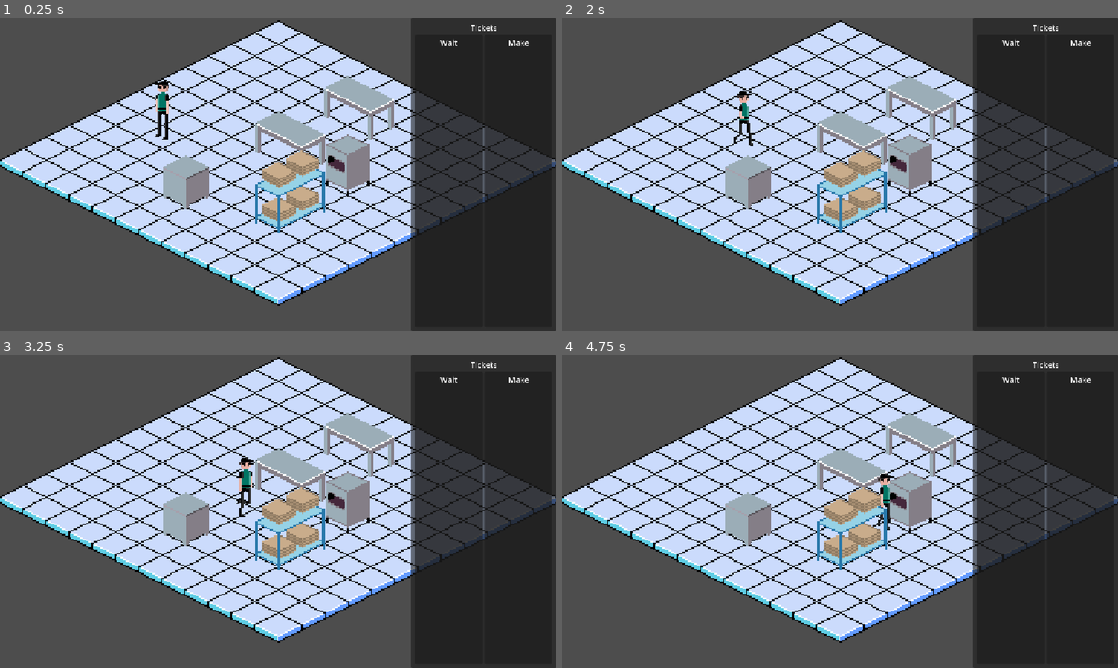
Above: before the commit, frames 1-4 (two rows, left to right).
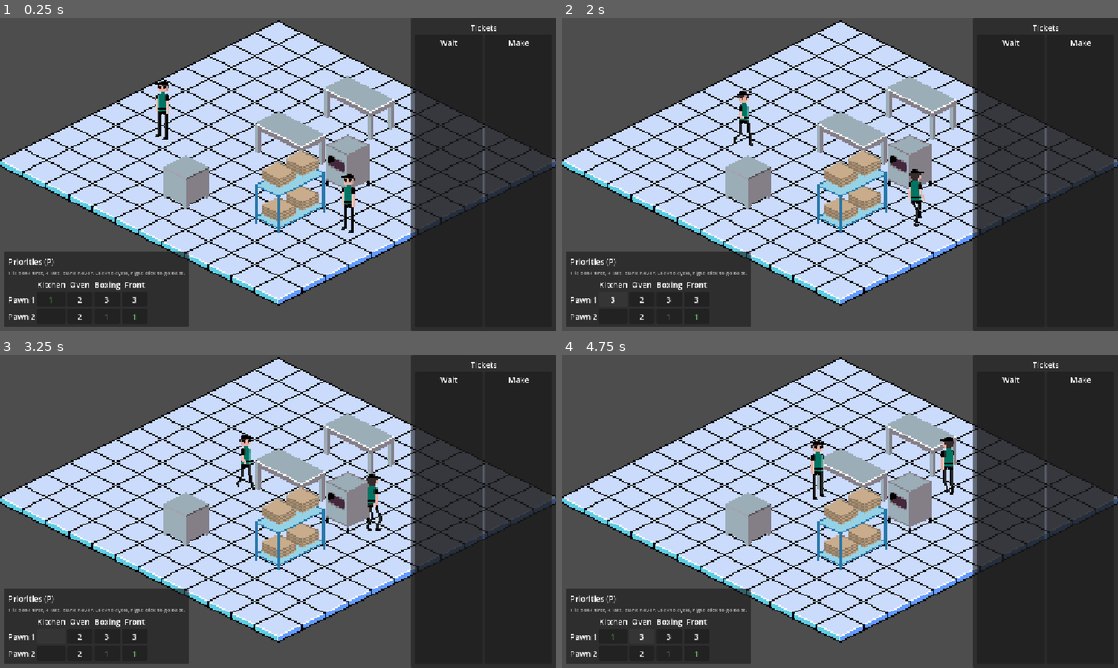
Above: after the commit, the same moments.

Repository: Evil-As-Shit/P-Za
Game: Godot game, scene res://scenes/world/world.tscn
The game is run twice, just before and just after one commit, with the same random seed, the same clock (stepped at 60 frames per second) and the same inputs.
Inputs (mouse positions are in pixels of both pictures, inside the frame that each line leads up to):
- Up to frame 1 (0.25 s): no input
- Up to frame 2 (2 s): click (612, 299) at 0.5 s, where only the run after the commit has a clickable "1"; click (612, 299) at 1.25 s, where only the run after the commit has a clickable "2"
- Up to frame 3 (3.25 s): click (50, 636) at 2 s, where only the run after the commit has a clickable "3"; click (50, 636) at 2.75 s, where only the run after the commit has a clickable "4"
- Up to frame 4 (4.75 s): click (612, 636) at 3.52 s; click (639, 636) at 4.25 s, where only the run after the commit has a clickable "2"

The runs differ from the first frame. In frame 1, 8.1% of the frame differs, in the area x 0-64%, y 49-99%; in frame 2, 7.8%; in frame 3, 8.2%; in frame 4, 8.4%, in the area x 0-71%, y 26-99%.

Commit message:
Add work priority grid: pawns pick work by priority, then rack order

Diff:
--- a/project.godot
+++ b/project.godot
@@ -50,6 +50,11 @@
 "events": Array[InputEvent]([Object(InputEventKey,"resource_local_to_scene":false,"resource_name":"","device":-1,"windo …(208 unchanged characters)…
 ])
 }
+toggle_priorities={
+"deadzone": 0.2,
+"events": Array[InputEvent]([Object(InputEventKey,"resource_local_to_scene":false,"resource_name":"","device":-1,"window_id":0,"alt_pressed":false,"shift_pressed":false,"ctrl_pressed":false,"meta_pressed":false,"pressed":false,"keycode":0,"physical_keycode":80,"key_label":0,"unicode":0,"location":0,"echo":false,"script":null)
+])
+}
 
 [physics]
 
--- a/resources/tasks/bake.tres
+++ b/resources/tasks/bake.tres
@@ -1,10 +1,12 @@
 [gd_resource type="Resource" script_class="TaskType" format=3]
 
+[ext_resource type="Resource" path="res://resources/work_types/oven.tres" id="9_work_type"]
 [ext_resource type="Script" path="res://scripts/tasks/task_type.gd" id="1_task"]
 
 [resource]
 script = ExtResource("1_task")
 id = &"bake"
 display_name = "Bake"
+work_type = ExtResource("9_work_type")
 base_work_time = 5.0
 unattended = true
--- a/resources/tasks/cheese.tres
+++ b/resources/tasks/cheese.tres
@@ -1,9 +1,11 @@
 [gd_resource type="Resource" script_class="TaskType" format=3]
 
+[ext_resource type="Resource" path="res://resources/work_types/kitchen.tres" id="9_work_type"]
 [ext_resource type="Script" path="res://scripts/tasks/task_type.gd" id="1_task"]
 
 [resource]
 script = ExtResource("1_task")
 id = &"cheese"
 display_name = "Cheese"
+work_type = ExtResource("9_work_type")
 base_work_time = 5.0
--- a/resources/tasks/cut.tres
+++ b/resources/tasks/cut.tres
@@ -1,5 +1,6 @@
 [gd_resource type="Resource" script_class="TaskType" format=3]
 
+[ext_resource type="Resource" path="res://resources/work_types/boxing.tres" id="9_work_type"]
 [ext_resource type="Script" path="res://scripts/tasks/task_type.gd" id="1_task"]
 [ext_resource type="Texture2D" path="res://Assets/Sprites/pizza_sheet.png" id="2_sheet"]
 
@@ -27,6 +28,7 @@
 script = ExtResource("1_task")
 id = &"cut"
 display_name = "Cut"
+work_type = ExtResource("9_work_type")
 base_work_time = 5.0
 work_frames = Array[Texture2D]([SubResource("AtlasTexture_cut1"), SubResource("AtlasTexture_cut2"), SubResource("AtlasTexture_cut3"), SubResource("AtlasTexture_cut4")])
 into_container = true
--- a/resources/tasks/hand_off.tres
+++ b/resources/tasks/hand_off.tres
@@ -1,9 +1,11 @@
 [gd_resource type="Resource" script_class="TaskType" format=3]
 
+[ext_resource type="Resource" path="res://resources/work_types/front.tres" id="9_work_type"]
 [ext_resource type="Script" path="res://scripts/tasks/task_type.gd" id="1_task"]
 
 [resource]
 script = ExtResource("1_task")
 id = &"hand_off"
 display_name = "Hand off"
+work_type = ExtResource("9_work_type")
 base_work_time = 1.0
--- a/resources/tasks/sauce.tres
+++ b/resources/tasks/sauce.tres
@@ -1,9 +1,11 @@
 [gd_resource type="Resource" script_class="TaskType" format=3]
 
+[ext_resource type="Resource" path="res://resources/work_types/kitchen.tres" id="9_work_type"]
 [ext_resource type="Script" path="res://scripts/tasks/task_type.gd" id="1_task"]
 
 [resource]
 script = ExtResource("1_task")
 id = &"sauce"
 display_name = "Sauce"
+work_type = ExtResource("9_work_type")
 base_work_time = 5.0
--- a/resources/tasks/set_out_box.tres
+++ b/resources/tasks/set_out_box.tres
@@ -1,5 +1,6 @@
 [gd_resource type="Resource" script_class="TaskType" format=3]
 
+[ext_resource type="Resource" path="res://resources/work_types/boxing.tres" id="9_work_type"]
 [ext_resource type="Script" path="res://scripts/tasks/task_type.gd" id="1_task"]
 [ext_resource type="Texture2D" path="res://Assets/Sprites/box_sheet.png" id="2_box"]
 
@@ -17,6 +18,7 @@
 script = ExtResource("1_task")
 id = &"set_out_box"
 display_name = "Set out box"
+work_type = ExtResource("9_work_type")
 base_work_time = 5.0
 fetch_supply = &"box"
 container_under_texture = SubResource("AtlasTexture_open_back")
--- a/resources/tasks/stretch.tres
+++ b/resources/tasks/stretch.tres
@@ -1,9 +1,11 @@
 [gd_resource type="Resource" script_class="TaskType" format=3]
 
+[ext_resource type="Resource" path="res://resources/work_types/kitchen.tres" id="9_work_type"]
 [ext_resource type="Script" path="res://scripts/tasks/task_type.gd" id="1_task"]
 
 [resource]
 script = ExtResource("1_task")
 id = &"stretch"
 display_name = "Stretch"
+work_type = ExtResource("9_work_type")
 base_work_time = 5.0
--- /dev/null
+++ b/resources/work_types/boxing.tres
@@ -0,0 +1,8 @@
+[gd_resource type="Resource" script_class="WorkType" format=3]
+
+[ext_resource type="Script" path="res://scripts/tasks/work_type.gd" id="1_work_type"]
+
+[resource]
+script = ExtResource("1_work_type")
+id = &"boxing"
+display_name = "Boxing"
--- /dev/null
+++ b/resources/work_types/front.tres
@@ -0,0 +1,8 @@
+[gd_resource type="Resource" script_class="WorkType" format=3]
+
+[ext_resource type="Script" path="res://scripts/tasks/work_type.gd" id="1_work_type"]
+
+[resource]
+script = ExtResource("1_work_type")
+id = &"front"
+display_name = "Front"
--- /dev/null
+++ b/resources/work_types/kitchen.tres
@@ -0,0 +1,8 @@
+[gd_resource type="Resource" script_class="WorkType" format=3]
+
+[ext_resource type="Script" path="res://scripts/tasks/work_type.gd" id="1_work_type"]
+
+[resource]
+script = ExtResource("1_work_type")
+id = &"kitchen"
+display_name = "Kitchen"
--- /dev/null
+++ b/resources/work_types/oven.tres
@@ -0,0 +1,8 @@
+[gd_resource type="Resource" script_class="WorkType" format=3]
+
+[ext_resource type="Script" path="res://scripts/tasks/work_type.gd" id="1_work_type"]
+
+[resource]
+script = ExtResource("1_work_type")
+id = &"oven"
+display_name = "Oven"
--- /dev/null
+++ b/scenes/ui/priority_panel.tscn
@@ -0,0 +1,38 @@
+[gd_scene format=3]
+
+[ext_resource type="Script" path="res://scripts/ui/priority_panel.gd" id="1_panel"]
+
+[node name="PriorityPanel" type="PanelContainer"]
+anchors_preset = 2
+anchor_top = 1.0
+anchor_bottom = 1.0
+offset_left = 8.0
+offset_top = -8.0
+offset_right = 8.0
+offset_bottom = -8.0
+grow_vertical = 0
+script = ExtResource("1_panel")
+
+[node name="Margin" type="MarginContainer" parent="."]
+layout_mode = 2
+theme_override_constants/margin_left = 8
+theme_override_constants/margin_top = 8
+theme_override_constants/margin_right = 8
+theme_override_constants/margin_bottom = 8
+
+[node name="Lines" type="VBoxContainer" parent="Margin"]
+layout_mode = 2
+
+[node name="Title" type="Label" parent="Margin/Lines"]
+layout_mode = 2
+text = "Priorities (P)"
+
+[node name="Hint" type="Label" parent="Margin/Lines"]
+modulate = Color(1, 1, 1, 0.6)
+layout_mode = 2
+theme_override_font_sizes/font_size = 11
+text = "1 is done first, 4 last, blank never. Click to cycle, right-click to go back."
+
+[node name="Grid" type="GridContainer" parent="Margin/Lines"]
+unique_name_in_owner = true
+layout_mode = 2
--- a/scenes/world/world.tscn
+++ b/scenes/world/world.tscn
@@ -14,10 +14,17 @@
 [ext_resource type="Resource" path="res://resources/stations/box_rack.tres" id="12_box_rack"]
 [ext_resource type="Resource" path="res://resources/stations/boxing_table.tres" id="13_boxing"]
 [ext_resource type="Resource" path="res://resources/stations/pickup_counter.tres" id="14_pickup"]
+[ext_resource type="Script" path="res://scripts/tasks/work_type.gd" id="15_work_type"]
+[ext_resource type="Resource" path="res://resources/work_types/kitchen.tres" id="16_kitchen"]
+[ext_resource type="Resource" path="res://resources/work_types/oven.tres" id="17_oven"]
+[ext_resource type="Resource" path="res://resources/work_types/boxing.tres" id="18_boxing"]
+[ext_resource type="Resource" path="res://resources/work_types/front.tres" id="19_front"]
+[ext_resource type="PackedScene" path="res://scenes/ui/priority_panel.tscn" id="20_priority_panel"]
 
 [node name="World" type="Node2D"]
 script = ExtResource("1_world")
 debug_recipe = ExtResource("8_pizza")
+work_types = Array[ExtResource("15_work_type")]([ExtResource("16_kitchen"), ExtResource("17_oven"), ExtResource("18_boxing"), ExtResource("19_front")])
 item_scene = ExtResource("11_item")
 
 [node name="ShopFloor" parent="." instance=ExtResource("2_floor")]
@@ -47,6 +54,21 @@
 cell = Vector2i(5, 9)
 
 [node name="Pawn" parent="Entities" instance=ExtResource("3_pawn")]
+display_name = "Pawn 1"
+priorities = Dictionary[ExtResource("15_work_type"), int]({
+ExtResource("16_kitchen"): 1,
+ExtResource("17_oven"): 2,
+ExtResource("18_boxing"): 3,
+ExtResource("19_front"): 3
+})
+
+[node name="Pawn2" parent="Entities" instance=ExtResource("3_pawn")]
+display_name = "Pawn 2"
+priorities = Dictionary[ExtResource("15_work_type"), int]({
+ExtResource("17_oven"): 2,
+ExtResource("18_boxing"): 1,
+ExtResource("19_front"): 1
+})
 
 [node name="ShopCamera" type="Camera2D" parent="."]
 script = ExtResource("4_camera")
@@ -57,3 +79,5 @@
 [node name="Hud" type="CanvasLayer" parent="."]
 
 [node name="TicketRackPanel" parent="Hud" instance=ExtResource("9_rack_panel")]
+
+[node name="PriorityPanel" parent="Hud" instance=ExtResource("20_priority_panel")]
--- a/scripts/pawns/pawn.gd
+++ b/scripts/pawns/pawn.gd
@@ -13,6 +13,13 @@
 signal work_progressed(job: Job, progress: float)
 
 enum State { IDLE, WALKING, WALKING_TO_PICKUP, WALKING_TO_JOB, WORKING }
+
+## Priorities run from 1 (done first) to this. 0 means the pawn never does that work.
+const LOWEST_PRIORITY: int = 4
+
+@export var display_name: String = "Pawn"
+## Work type -> priority (1 to LOWEST_PRIORITY). Missing or 0 means never.
+@export var priorities: Dictionary[WorkType, int] = {}
 
 @export var move_speed: float = 40.0
 ## Seconds of work done per second. Skill and mood will change this later.
@@ -119,6 +126,18 @@
 	return _job != null
 
 
+## 1 (first) to LOWEST_PRIORITY, or 0 if the pawn never does this work.
+func get_priority(work_type: WorkType) -> int:
+	return priorities.get(work_type, 0)
+
+
+func set_priority(work_type: WorkType, priority: int) -> void:
+	if priority <= 0:
+		priorities.erase(work_type)
+	else:
+		priorities[work_type] = mini(priority, LOWEST_PRIORITY)
+
+
 func _step_along_path(delta: float) -> void:
 	if _path.is_empty():
 		_on_path_end()
--- a/scripts/tasks/task_type.gd
+++ b/scripts/tasks/task_type.gd
@@ -4,6 +4,8 @@
 
 @export var id: StringName
 @export var display_name: String
+## Priority grid column this task falls under. Pawns never do tasks without one.
+@export var work_type: WorkType
 ## Seconds of work at normal speed. Skill and mood will scale this later.
 @export var base_work_time: float = 5.0
 ## If true, the pawn only loads the item and the station works it for base_work_time on
--- /dev/null
+++ b/scripts/tasks/work_type.gd
@@ -0,0 +1,7 @@
+class_name WorkType
+extends Resource
+## A broad kind of work: one column of the priority grid (Kitchen, Oven...). Each task type
+## belongs to one.
+
+@export var id: StringName
+@export var display_name: String
--- /dev/null
+++ b/scripts/ui/priority_panel.gd
@@ -0,0 +1,65 @@
+class_name PriorityPanel
+extends PanelContainer
+## HUD grid of work priorities: one row per pawn, one column per work type. Left-click a
+## cell to cycle blank, 1, 2, 3, 4; right-click cycles the other way.
+
+signal priority_change_requested(pawn: Pawn, work_type: WorkType, priority: int)
+
+const CELL_SIZE := Vector2(52, 28)
+const FIRST_COLOR := Color(0.45, 0.85, 0.4)
+
+@onready var _grid: GridContainer = %Grid
+
+
+func show_priorities(pawns: Array[Pawn], work_types: Array[WorkType]) -> void:
+	for child: Node in _grid.get_children():
+		_grid.remove_child(child)
+		child.queue_free()
+	_grid.columns = work_types.size() + 1
+
+	_grid.add_child(Label.new())
+	for work_type: WorkType in work_types:
+		var header := Label.new()
+		header.text = work_type.display_name
+		header.horizontal_alignment = HORIZONTAL_ALIGNMENT_CENTER
+		_grid.add_child(header)
+
+	for pawn: Pawn in pawns:
+		var name_label := Label.new()
+		name_label.text = pawn.display_name
+		_grid.add_child(name_label)
+		for work_type: WorkType in work_types:
+			_grid.add_child(_make_cell(pawn, work_type))
+
+
+func _make_cell(pawn: Pawn, work_type: WorkType) -> Button:
+	var priority: int = pawn.get_priority(work_type)
+	var cell := Button.new()
+	cell.custom_minimum_size = CELL_SIZE
+	cell.focus_mode = Control.FOCUS_NONE
+	cell.text = str(priority) if priority > 0 else ""
+	if priority == 1:
+		cell.add_theme_color_override(&"font_color", FIRST_COLOR)
+		cell.add_theme_color_override(&"font_hover_color", FIRST_COLOR)
+	cell.tooltip_text = "%s: %s" % [
+		work_type.display_name, "priority %d" % priority if priority > 0 else "never"
+	]
+	cell.gui_input.connect(_on_cell_input.bind(pawn, work_type))
+	return cell
+
+
+func _on_cell_input(event: InputEvent, pawn: Pawn, work_type: WorkType) -> void:
+	var click := event as InputEventMouseButton
+	if click == null or not click.pressed:
+		return
+	var step: int = 0
+	if click.button_index == MOUSE_BUTTON_LEFT:
+		step = 1
+	elif click.button_index == MOUSE_BUTTON_RIGHT:
+		step = -1
+	else:
+		return
+	accept_event()
+	var levels: int = Pawn.LOWEST_PRIORITY + 1
+	var next: int = posmod(pawn.get_priority(work_type) + step, levels)
+	priority_change_requested.emit(pawn, work_type, next)
--- a/scripts/world/world.gd
+++ b/scripts/world/world.gd
@@ -1,6 +1,6 @@
 extends Node2D
 ## Prototype shop scene. Wires the floor, stations, ticket rack, HUD and pawns together.
-## Idle pawns take the first workable Make ticket; with nothing to do they wander.
+## Idle pawns take Make-ticket work by their priorities; with nothing to do they wander.
 
 
 ## A station spot a job could be done at.
@@ -15,6 +15,8 @@
 
 ## Recipe printed by the debug hotkey until customers exist.
 @export var debug_recipe: Recipe
+## Columns of the priority grid, left to right. On a priority tie, pawns pick leftmost.
+@export var work_types: Array[WorkType] = []
 @export var idle_time_min: float = 0.5
 @export var idle_time_max: float = 2.0
 ## Chance an idle pawn checks their phone instead of just standing (placeholder).
@@ -35,6 +37,7 @@
 @onready var _camera: ShopCamera = $ShopCamera
 @onready var _rack: TicketRack = $TicketRack
 @onready var _rack_panel: TicketRackPanel = $Hud/TicketRackPanel
+@onready var _priority_panel: PriorityPanel = $Hud/PriorityPanel
 
 
 func _ready() -> void:
@@ -52,6 +55,8 @@
 	_rack.ticket_completed.connect(_on_rack_ticket_completed)
 	_rack_panel.move_requested.connect(_rack.move_ticket)
 	_on_rack_changed()
+	_priority_panel.priority_change_requested.connect(_on_priority_change_requested)
+	_priority_panel.show_priorities(_pawns, work_types)
 
 	for pawn: Pawn in _pawns:
 		_wait_then_wander(pawn)
@@ -60,6 +65,9 @@
 func _unhandled_input(event: InputEvent) -> void:
 	if event.is_action_pressed(&"debug_queue_job"):
 		_rack.print_ticket(debug_recipe)
+		get_viewport().set_input_as_handled()
+	elif event.is_action_pressed(&"toggle_priorities"):
+		_priority_panel.visible = not _priority_panel.visible
 		get_viewport().set_input_as_handled()
 
 
@@ -80,54 +88,65 @@
 	_pawns.append(pawn)
 
 
-## Gives the pawn the first open job it can reach a free spot for. Returns false if none.
-## If the job needs something brought (the ticket's item, or a supply from storage), the
-## pawn fetches it on the way.
+## Gives the pawn work by their priorities: priority 1 first, ties going to the leftmost
+## work type, and within a work type the first open job in Make-rack order. Returns false
+## if there's nothing they can do.
 func _try_assign_work(pawn: Pawn) -> bool:
 	if pawn.has_job():
 		return true
+	var jobs: Array[Job] = _rack.get_open_jobs()
+	for priority: int in range(1, Pawn.LOWEST_PRIORITY + 1):
+		for work_type: WorkType in work_types:
+			if pawn.get_priority(work_type) != priority:
+				continue
+			for job: Job in jobs:
+				if job.task_type.work_type == work_type and _try_job(pawn, job):
+					return true
+	return false
+
+
+## Assigns the job if the pawn can reach a free spot for it. If the job needs something
+## brought (the ticket's item, or a supply from storage), the pawn fetches it on the way.
+func _try_job(pawn: Pawn, job: Job) -> bool:
 	var from_cell: Vector2i = _floor.global_to_cell(pawn.global_position)
-	for job: Job in _rack.get_open_jobs():
-		var supply_station: Station = null
-		var carried: Item = _get_carried(job)
-		if carried != null and carried.busy:
+	var supply_station: Station = null
+	var carried: Item = _get_carried(job)
+	if carried != null and carried.busy:
+		return false
+	if job.task_type.fetch_supply != &"" and carried == null:
+		supply_station = _find_supply(job.task_type.fetch_supply)
+		if supply_station == null:
+			return false
+	for spot: Spot in _spots_for(job):
+		var pickup_path := PackedVector2Array()
+		var work_from: Vector2i = from_cell
+		var pickup_cell: Vector2i = from_cell
+		var needs_pickup: bool = false
+		if supply_station != null:
+			pickup_cell = supply_station.get_work_cell(0)
+			needs_pickup = true
+		elif carried != null and not _is_at(carried, spot):
+			pickup_cell = _get_pickup_cell(carried)
+			needs_pickup = true
+		if needs_pickup:
+			pickup_path = _floor.get_path_points(from_cell, pickup_cell)
+			if pickup_path.is_empty():
+				continue
+			work_from = pickup_cell
+		var work_path: PackedVector2Array = _floor.get_path_points(
+			work_from, spot.station.get_work_cell(spot.index)
+		)
+		if work_path.is_empty():
 			continue
-		if job.task_type.fetch_supply != &"" and carried == null:
-			supply_station = _find_supply(job.task_type.fetch_supply)
-			if supply_station == null:
-				continue
-		for spot: Spot in _spots_for(job):
-			var pickup_path := PackedVector2Array()
-			var work_from: Vector2i = from_cell
-			var pickup_cell: Vector2i = from_cell
-			var needs_pickup: bool = false
-			if supply_station != null:
-				pickup_cell = supply_station.get_work_cell(0)
-				needs_pickup = true
-			elif carried != null and not _is_at(carried, spot):
-				pickup_cell = _get_pickup_cell(carried)
-				needs_pickup = true
-			if needs_pickup:
-				pickup_path = _floor.get_path_points(from_cell, pickup_cell)
-				if pickup_path.is_empty():
-					continue
-				work_from = pickup_cell
-			var work_path: PackedVector2Array = _floor.get_path_points(
-				work_from, spot.station.get_work_cell(spot.index)
-			)
-			if work_path.is_empty():
-				continue
-			spot.station.reserve(spot.index)
-			job.station = spot.station
-			job.spot = spot.index
-			if supply_station != null:
-				supply_station.claim_supply()
-				job.supply_station = supply_station
-			pawn.assign_job(
-				job, pickup_path, work_path, spot.station.get_work_target(spot.index)
-			)
-			_rack.notify_job_state_changed()
-			return true
+		spot.station.reserve(spot.index)
+		job.station = spot.station
+		job.spot = spot.index
+		if supply_station != null:
+			supply_station.claim_supply()
+			job.supply_station = supply_station
+		pawn.assign_job(job, pickup_path, work_path, spot.station.get_work_target(spot.index))
+		_rack.notify_job_state_changed()
+		return true
 	return false
 
 
@@ -269,6 +288,12 @@
 	_rack_panel.show_rack(
 		_rack.get_tickets(Ticket.Section.WAIT), _rack.get_tickets(Ticket.Section.MAKE)
 	)
+
+
+func _on_priority_change_requested(pawn: Pawn, work_type: WorkType, priority: int) -> void:
+	pawn.set_priority(work_type, priority)
+	_priority_panel.show_priorities(_pawns, work_types)
+	_try_assign_work(pawn)
 
 
 func _on_rack_jobs_changed() -> void:
Not shown, added: scripts/tasks/work_type.gd.uid
Not shown, added: scripts/ui/priority_panel.gd.uid
Not shown, changed: GDD.md
